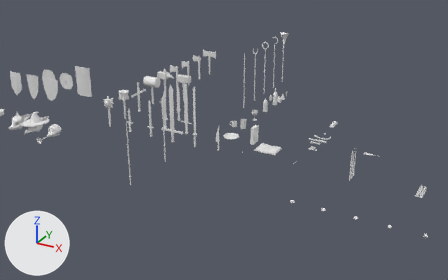
Before and after pictures for a commit that changed the Blender file resources/data/items.blend.
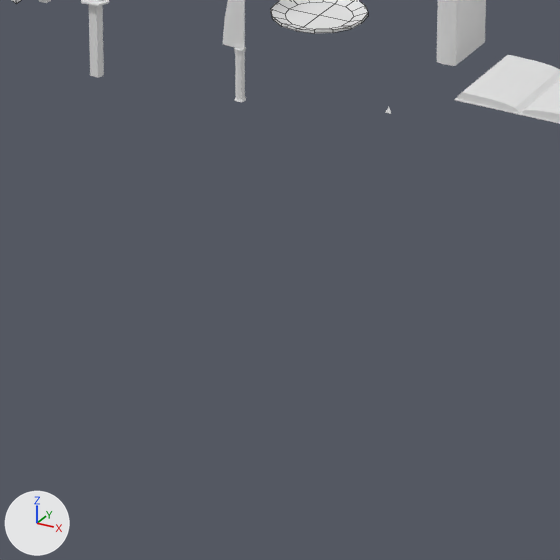
Each version is shown from a 50 mm camera at (4.6, -9.06, 4.68) aimed at (0.07, -0.83, 0.57), then close up on the part from 40% to 60% of the width and 48% to 80% of the height. Lighting does not change. The marker at lower left points along +X, +Y and +Z. The close-ups show mesh edges as thin lines.

In view in the first close-up: 'bookHardcoverClosed01', 'bookHardcoverOpen01', 'katana01', 'knife01', 'plate01'.
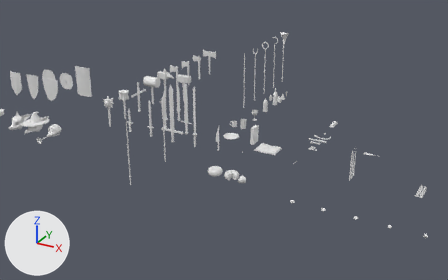
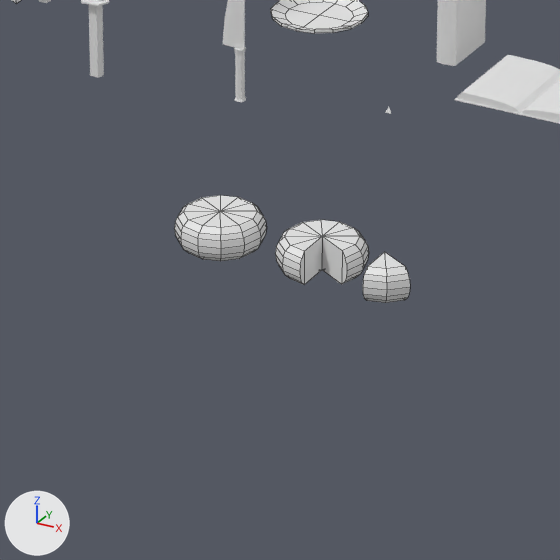
Pixel boxes (x1, y1, x2, y2) of what changed, in the close-ups (560 x 560 px):
'cheeseWheel', added: after (174, 195, 267, 261)
'cheeseWheelSandWedge', added: after (275, 220, 369, 285)
'cheeseWedge', added: after (363, 252, 410, 303)

Patch to the scene script:
```diff
--- a/resources/data/items.blend.py
+++ b/resources/data/items.blend.py
@@ me_cheesewheel @@
+me_cheesewheel.from_pydata(...)  # 86 vertices, 96 faces; spans x -0.15..0.15, y -0.15..0.15, z 0.0..0.136
@@ me_cheesewheelsandwedge @@
+me_cheesewheelsandwedge.from_pydata(...)  # 79 vertices, 84 faces; spans x -0.15..0.15, y -0.15..0.15, z 0.0..0.136
@@ me_cheesewedge @@
+me_cheesewedge.from_pydata(...)  # 23 vertices, 20 faces; spans x 0.0..0.1299, y -0.15..0.0, z 0.0..0.1364
@@ ob_cheesewheel @@
+ob_cheesewheel = bpy.data.objects.new('cheeseWheel', me_cheesewheel)
+ob_cheesewheel.location = (0.0, -1.0, 0.0)
+ob_cheesewheel.scale = (0.833, 0.833, 0.733)
@@ ob_cheesewheelsandwedge @@
+ob_cheesewheelsandwedge = bpy.data.objects.new('cheeseWheelSandWedge', me_cheesewheelsandwedge)
+ob_cheesewheelsandwedge.location = (0.312, -1.0, 0.0)
+ob_cheesewheelsandwedge.scale = (0.833, 0.833, 0.733)
@@ ob_cheesewedge @@
+ob_cheesewedge = bpy.data.objects.new('cheeseWedge', me_cheesewedge)
+ob_cheesewedge.location = (0.5, -1.0, 0.0)
+ob_cheesewedge.scale = (0.833, 0.833, 0.733)
```
